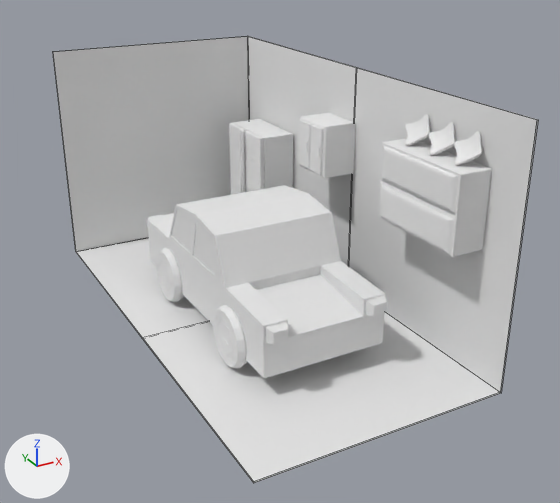
The Blender file House builder/Assets/Models/Rooms/Garage_Room.blend: old version first, new version second.
One viewpoint serves both versions: a 50 mm camera at (-5.36, -12.78, 15.89) aimed at (0.68, -1.78, 10.4). The axes (+X, +Y, +Z) are drawn at lower left. The lights are the same throughout. Mesh edges are drawn as thin lines on the coarser meshes.

The first picture shows 'Cabinet', 'Car', 'Cube', 'Cube.001', 'Cube.004', 'Room_Bordered.001'.
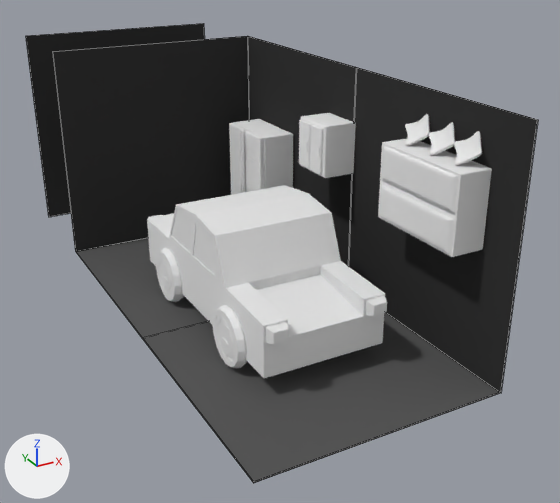
Changed parts and their boxes [x1, y1, x2, y2] in the pictures (560 x 503 px):
```json
{"object": "Room_Bordered.001", "change": "surface changed", "before": [53, 36, 538, 483], "after": [53, 36, 538, 483], "on screen": "white to grey"}
{"object": "Right_Wall", "change": "added", "after": [26, 23, 205, 217], "on screen": "black"}
```

Scene script edits in JSON lines:
```json
{"op": "add", "block": "img_garagetexture_png", "code": ["img_garagetexture_png = load_image('GarageTexture.png', '../Textures/GarageTexture.png', 1024, 1024, 'sRGB')"]}
{"op": "remove", "block": "mat_material_room", "code": "mat_material_room.base_color = (0.8, 0.8, 0.8)  # white #e7e7e7"}
{"op": "add", "block": "mat_material_room", "code": "mat_material_room.texture = img_garagetexture_png"}
{"op": "add", "block": "me_plane_000", "code": ["me_plane_000 = bpy.data.meshes.new('Plane.000')", "me_plane_000.from_pydata(...)  # 8 vertices, 6 faces; spans x -1.01..1.01, y -0.01..0.01, z -1.01..1.01", "me_plane_000.materials.append(mat_material_room)  # picture img_garagetexture_png"]}
{"op": "add", "block": "ob_right_wall", "code": ["ob_right_wall = bpy.data.objects.new('Right_Wall', me_plane_000)", "ob_right_wall.location = (0.01, 4.27, 11.51)", "ob_right_wall.scale = (2.0, 2.0, 2.0)"]}
```
